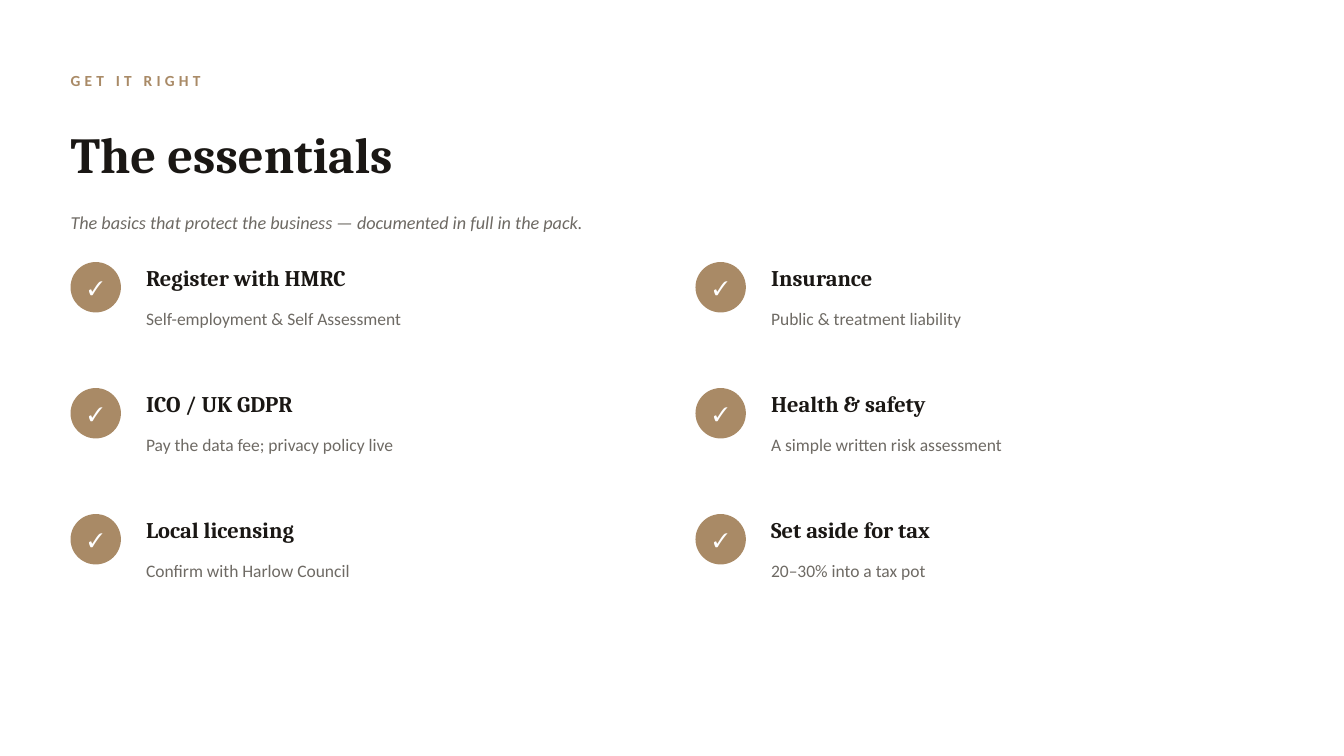
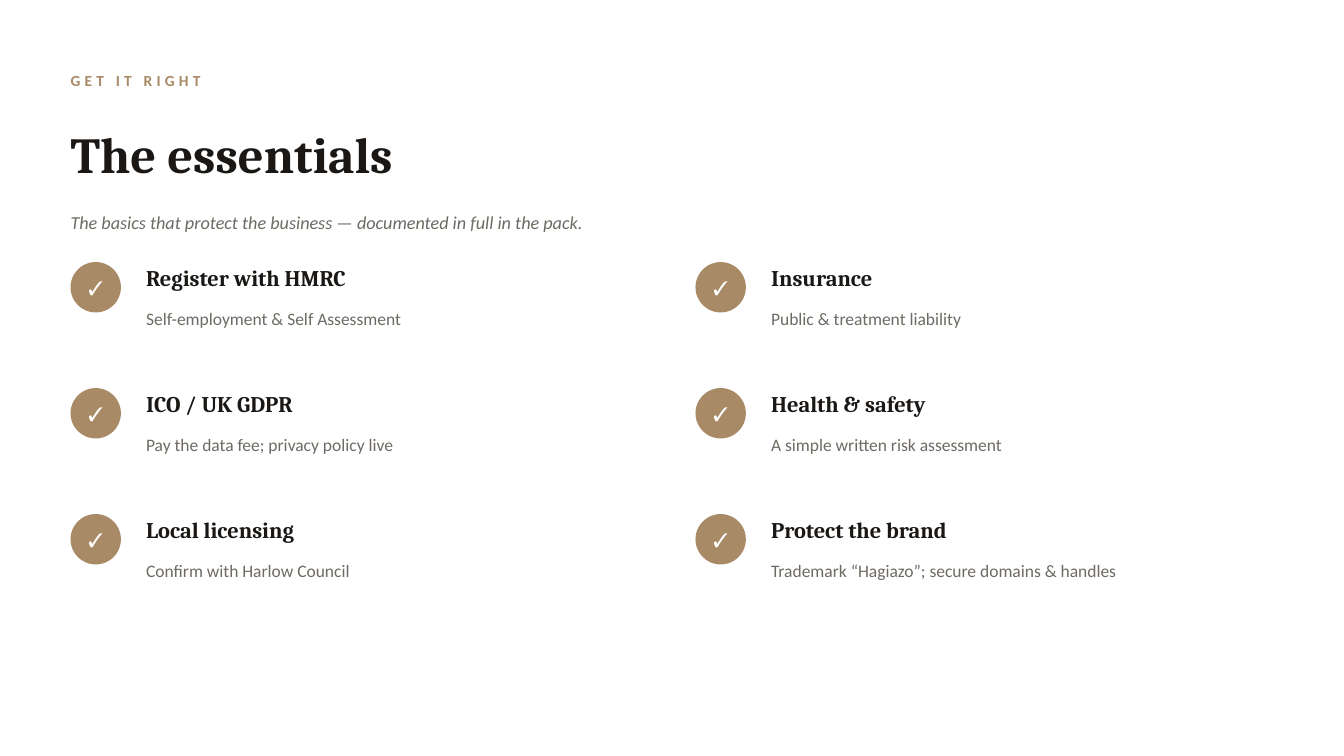
Before and after one commit to elkelvinwilliams/harlow-hair-beauty, a slide deck: slide 9 of business/HAGIAZO_HAIR_Business_Pack.pptx (slide 7 before the commit). Drawn at 1344x756 pixels with LibreOffice and Linux fonts; fonts in the diff are those of the drawing. Boxes give left, top, right and bottom in pixels: in the first picture for what was removed or moved away, otherwise in the second. Text is boxed around its words. In the diff, an @@ line names an element or a change of style, - is before the commit and + after.

```diff
--- a/business/HAGIAZO_HAIR_Business_Pack.pptx
+++ b/business/HAGIAZO_HAIR_Business_Pack.pptx
@@ text at [771,522,946,538]: text changed @@
-Set aside for tax
+Protect the brand
@@ text at [771,564,1116,580]: text changed @@
-20–30% into a tax pot
+Trademark “Hagiazo”; secure domains & handles
```
Also in this commit, not shown: 5 other slides changed, 2 slides added, 4 other files.
